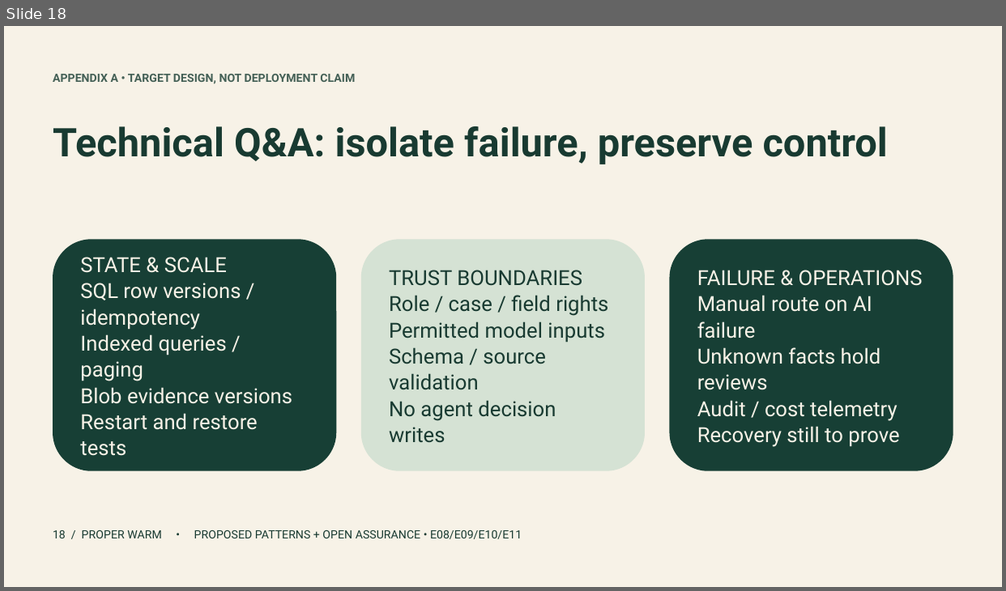
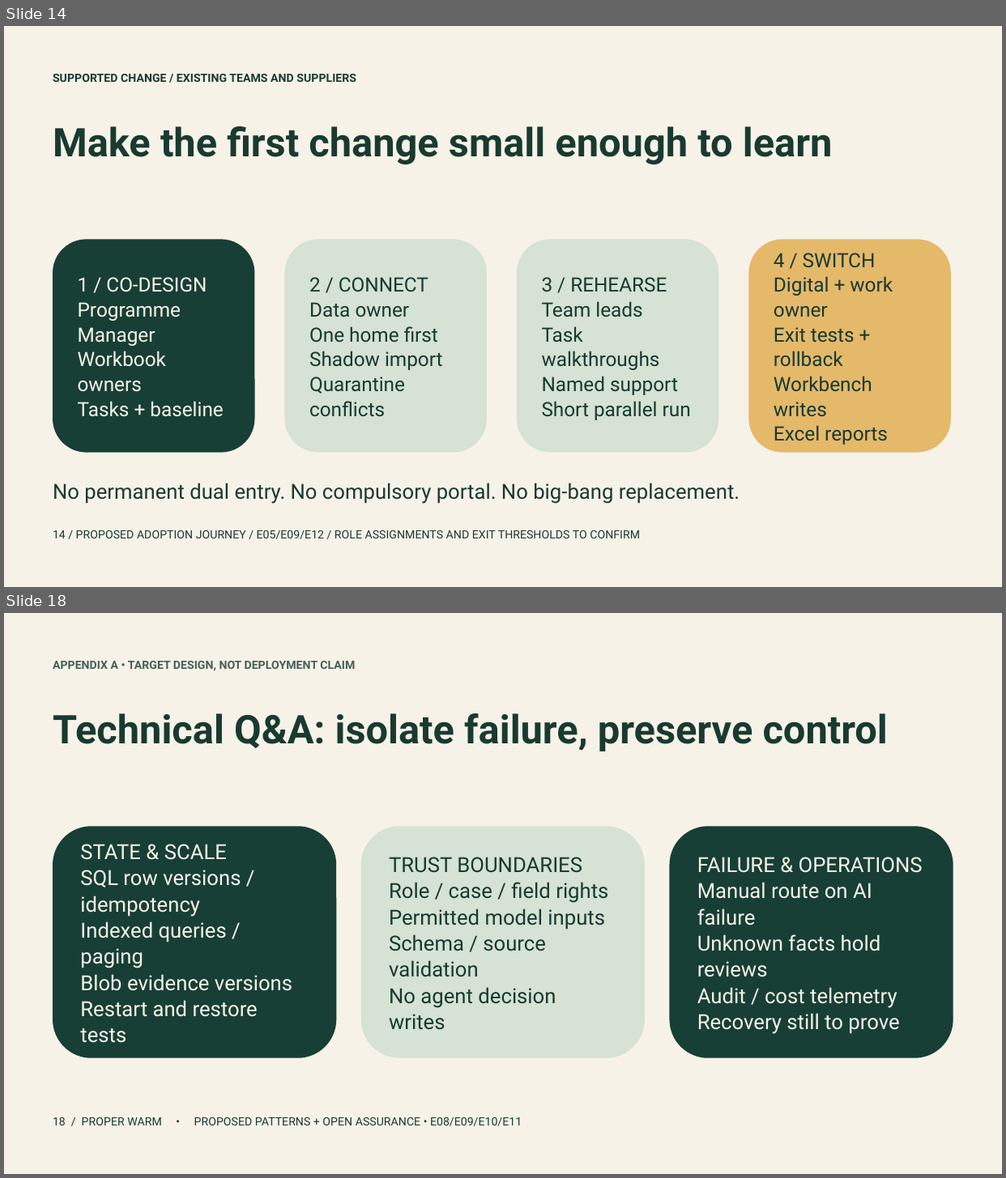
Before and after one commit to jmservera/ama, a slide deck: docs/capstone/deck/proper-warm-executive-draft.pptx. Shown one above the other, each under a label of ours: slide 18 before the commit, slides 14 and 18 after it; the slides between them are not shown. The pictures are 1006x591 and 1006x1178 pixels, drawn with LibreOffice and Linux fonts; fonts in the diff are those of the drawing. Boxes give left, top, right and bottom in pixels: in the first picture for what was removed or moved away, otherwise in the second. Text is boxed around its words. In the diff, an @@ line names an element or a change of style, - is before the commit and + after.

```diff
--- a/docs/capstone/deck/proper-warm-executive-draft.pptx
+++ b/docs/capstone/deck/proper-warm-executive-draft.pptx
@@ slide 14 added at <box>4,26,1002,587</box>, background #F7F2E7 @@
@@ text added at <box>53,74,356,82</box>, 11 pt, text #183A31, bold @@
+SUPPORTED CHANGE / EXISTING TEAMS AND SUPPLIERS
@@ text added at <box>53,126,833,165</box>, 38 pt, text #183A31, bold @@
+Make the first change small enough to learn
@@ rounded rectangle added at <box>53,239,255,453</box>, fill #173F35, 19 pt, text #F7F2E7 @@
+1 / CO-DESIGN
+Programme Manager
+Workbook owners
+Tasks + baseline
@@ rounded rectangle added at <box>285,239,487,453</box>, fill #D5E2D4, 19 pt, text #183A31 @@
+2 / CONNECT
+Data owner
+One home first
+Shadow import
+Quarantine conflicts
@@ rounded rectangle added at <box>517,239,719,453</box>, fill #D5E2D4, 19 pt, text #183A31 @@
+3 / REHEARSE
+Team leads
+Task walkthroughs
+Named support
+Short parallel run
@@ rounded rectangle added at <box>749,239,951,453</box>, fill #E5B96A, 19 pt, text #183A31 @@
+4 / SWITCH
+Digital + work owner
+Exit tests + rollback
+Workbench writes
+Excel reports
@@ text added at <box>53,483,739,504</box>, 20 pt, text #183A31 @@
+No permanent dual entry. No compulsory portal. No big-bang replacement.
@@ text added at <box>53,531,640,540</box>, 11 pt, text #183A31 @@
+14 / PROPOSED ADOPTION JOURNEY / E05/E09/E12 / ROLE ASSIGNMENTS AND EXIT THRESHOLDS TO CONFIRM
```
Also in this commit, not shown: 5 slides changed, 12 other slides added, 13 slides removed, 37 other files.
